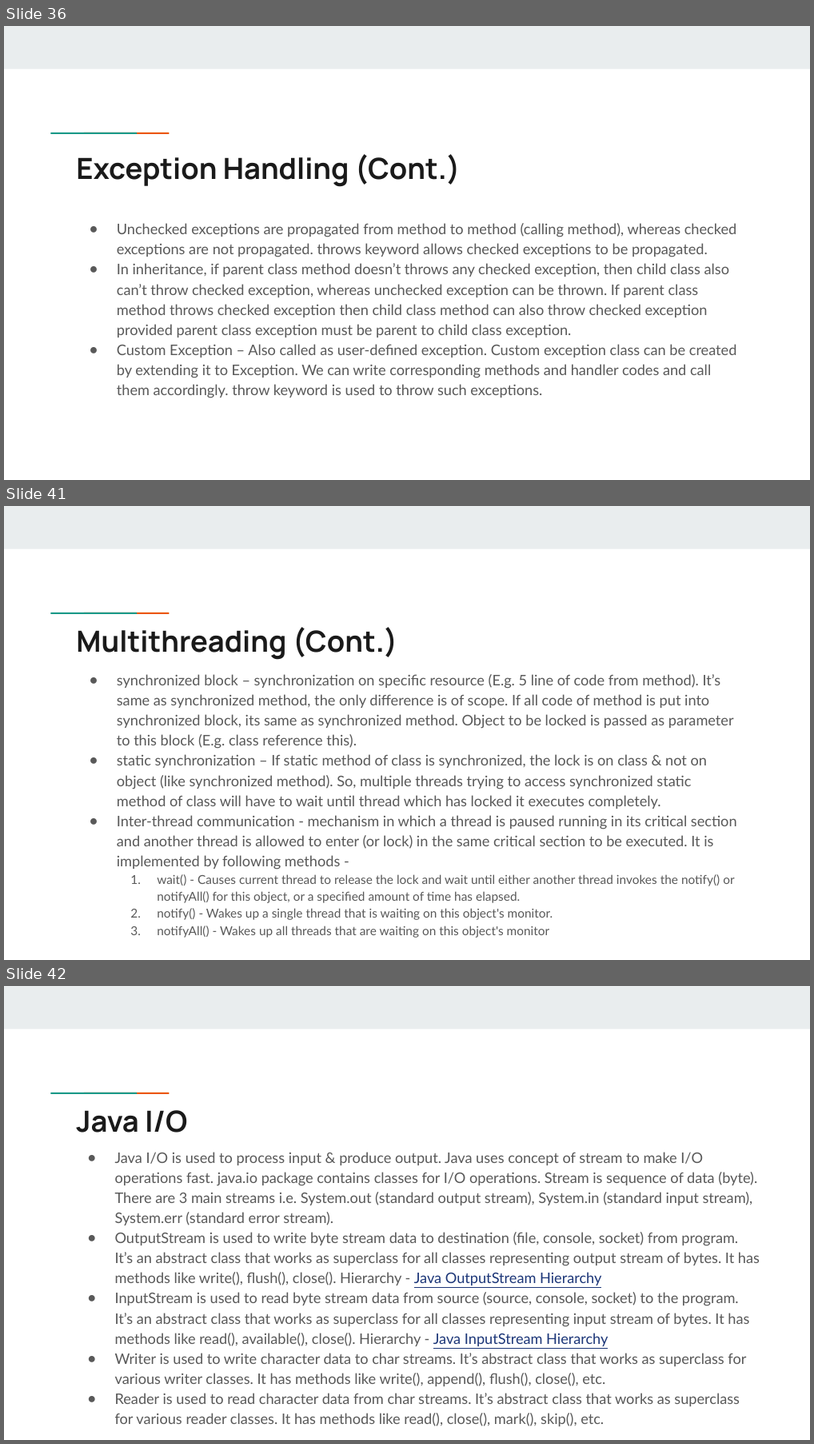
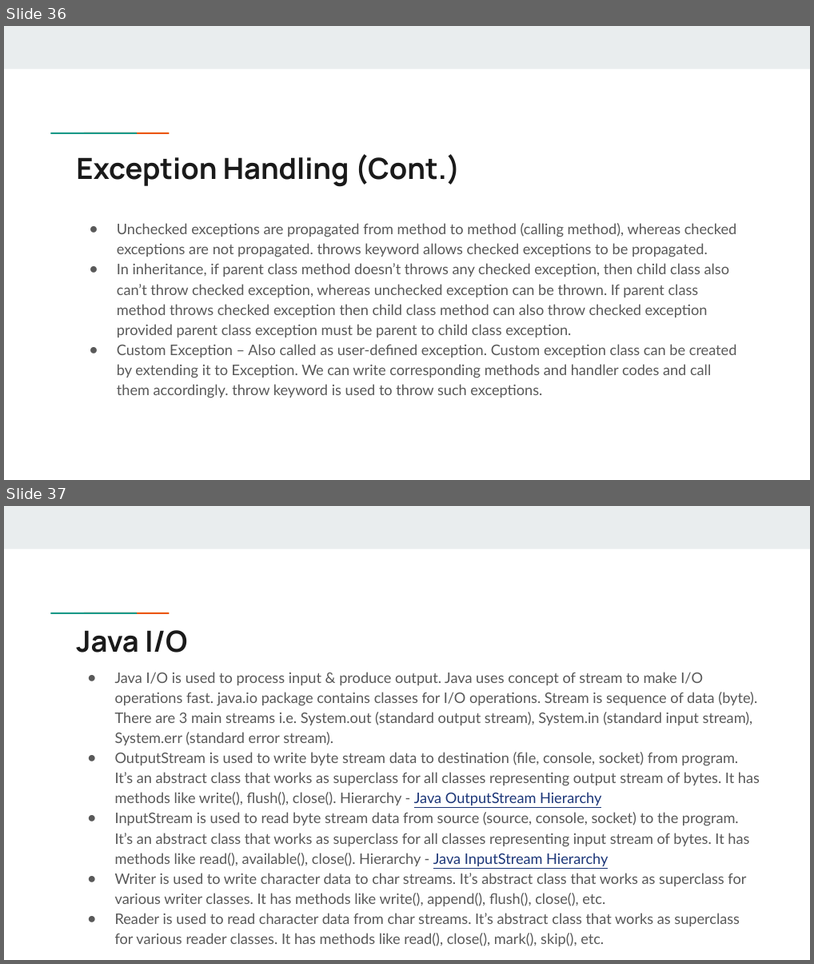
Before and after one commit to swapypatil/lang-in-a-slide, a slide deck: Java in a slide - 1.pptx. Shown one above the other, each under a label of ours: slides 36, 41 and 42 before the commit, slides 36 and 37 after it; the slides between them are not shown. The pictures are 814x1444 and 814x964 pixels, drawn with LibreOffice and Linux fonts; fonts in the diff are those of the drawing. Boxes give left, top, right and bottom in pixels: in the first picture for what was removed or moved away, otherwise in the second. Text is boxed around its words. In the diff, an @@ line names an element or a change of style, - is before the commit and + after.

```diff
--- a/Java in a slide - 1.pptx
+++ b/Java in a slide - 1.pptx
@@ slide 41 removed at (x1=4, y1=506, x2=810, y2=960), background #FFFFFF; not listed: 3 template elements that a slide beside it also shows @@
@@ title removed at (x1=76, y1=627, x2=398, y2=660) @@
-Multithreading (Cont.)
@@ text removed at (x1=117, y1=674, x2=738, y2=937) @@
-● synchronized block – synchronization on specific resource (E.g. 5 line of code from method). It’s same as synchronized method, the only difference is of scope. If all code of method is put into synchronized block, its same as synchronized method. Object to be locked is passed as parameter to this block (E.g. class reference this).
-● static synchronization – If static method of class is synchronized, the lock is on class & not on object (like synchronized method). So, multiple threads trying to access synchronized static method of class will have to wait until thread which has locked it executes completely.
-● Inter-thread communication - mechanism in which a thread is paused running in its critical section and another thread is allowed to enter (or lock) in the same critical section to be executed. It is implemented by following methods -
-  1. wait() - Causes current thread to release the lock and wait until either another thread invokes the notify() or notifyAll() for this object, or a specified amount of time has elapsed.
-  2. notify() - Wakes up a single thread that is waiting on this object's monitor.
-  3. notifyAll() - Wakes up all threads that are waiting on this object's monitor
@@ what was slide 42 is now slide 37 @@
```
Also in this commit, not shown: 4 other slides removed, 1 other file.
